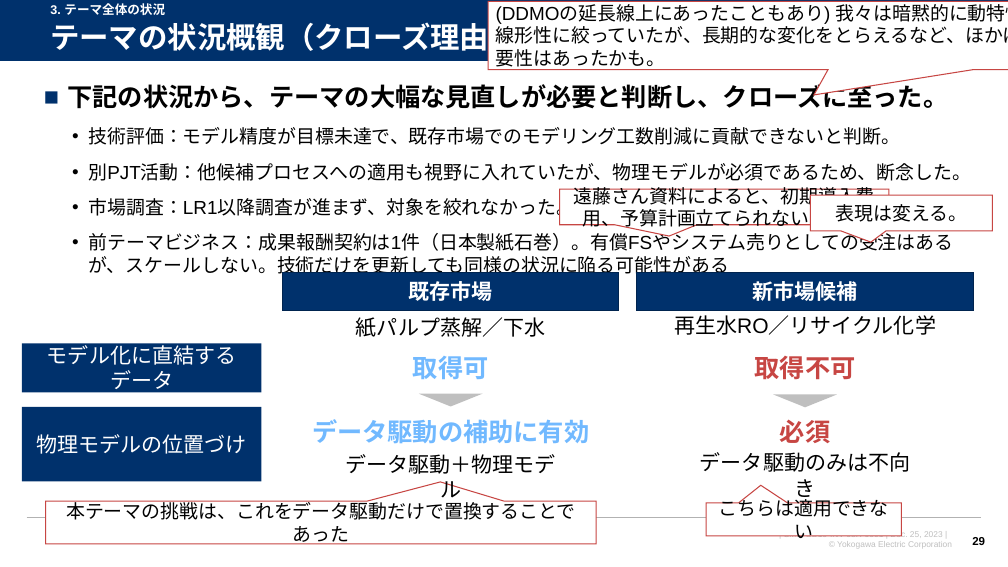
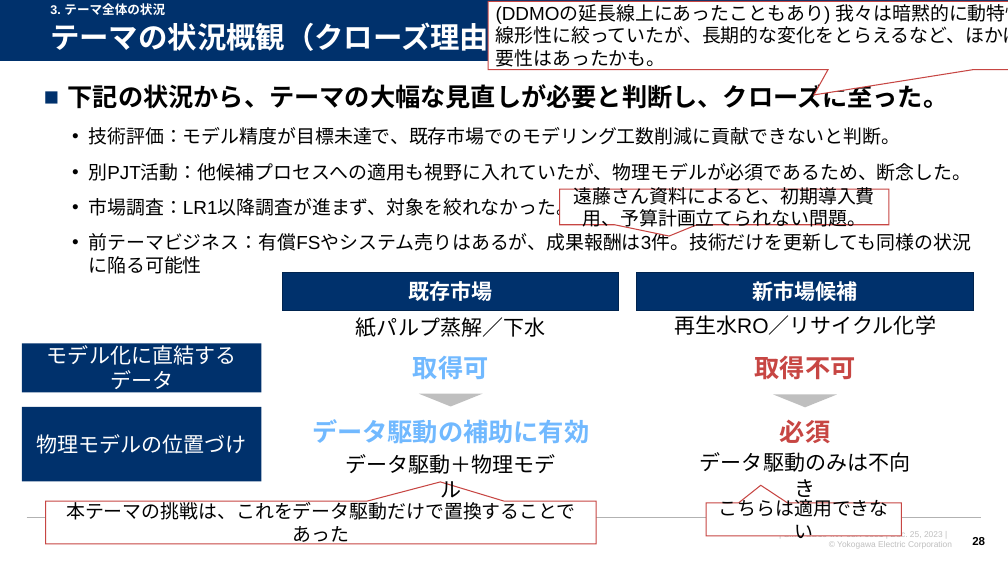
Before and after one commit to watarukumagai-git/opt, a slide deck: slide 28 of SoS/20231212_連携最適_LR2資料_kuma.pptx (slide 29 before the commit). Drawn at 1008x567 pixels with LibreOffice and Linux fonts; fonts in the diff are those of the drawing; background and template pictures are left out. Boxes give left, top, right and bottom in pixels: in the first picture for what was removed or moved away, otherwise in the second. Text is boxed around its words. In the diff, an @@ line names an element or a change of style, - is before the commit and + after.

```diff
--- a/SoS/20231212_連携最適_LR2資料_kuma.pptx
+++ b/SoS/20231212_連携最適_LR2資料_kuma.pptx
@@ speech box removed at <box>811,195,993,231</box> @@
-表現は変える。
@@ text at <box>88,230,971,274</box>: text changed @@
-  • 前テーマビジネス：成果報酬契約は1件（日本製紙石巻）。有償FSやシステム売りとしての受注はあるが、スケールしない。技術だけを更新しても同様の状況に陥る可能性がある
+  • 前テーマビジネス：有償FSやシステム売りはあるが、成果報酬は3件。技術だけを更新しても同様の状況に陥る可能性
@@ page number at <box>972,537,985,545</box>: text changed @@
-29
+28
```
Also in this commit, not shown: 12 other slides changed, 2 slides added, 1 slide removed, 1 other file.
